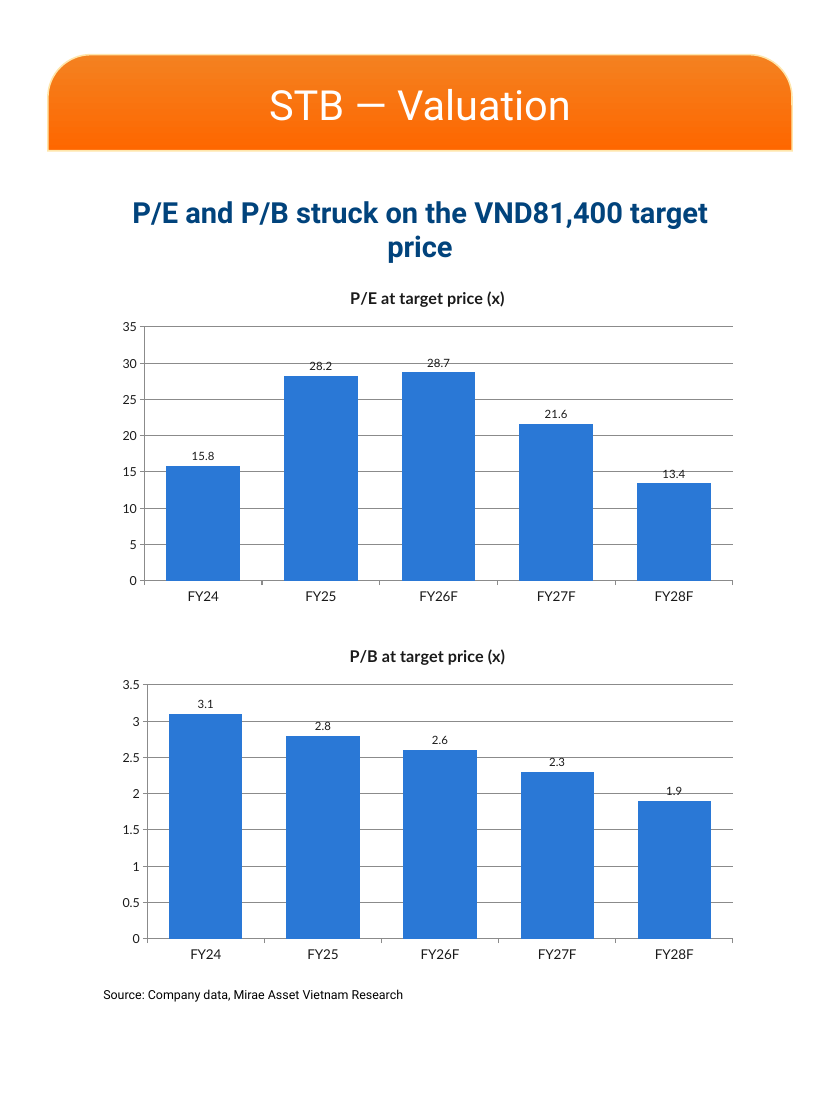
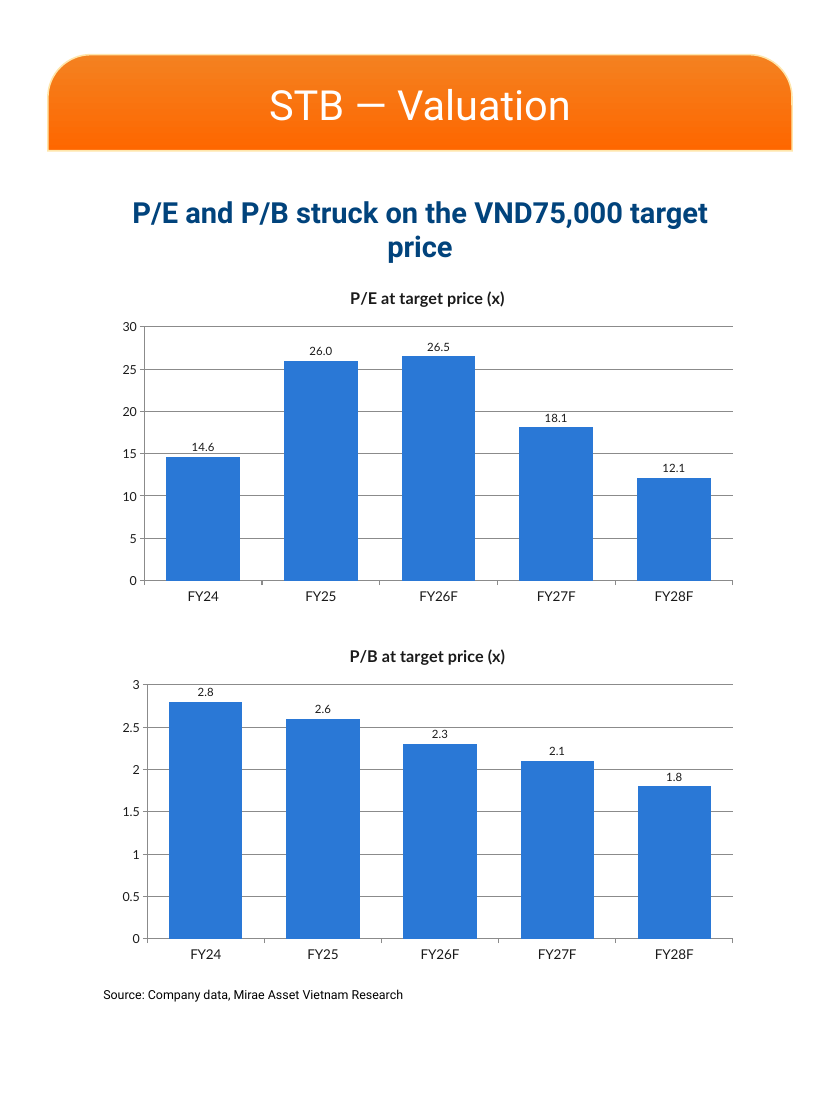
Before and after one commit to datquanton/verbose-guide, a slide deck: slide 4 of MASVN_Mobile_Report_STB_FPT_2Q26_EN_VN.pptx. Drawn at 840x1120 pixels with LibreOffice and Linux fonts; fonts in the diff are those of the drawing; background and template pictures are left out. Boxes give left, top, right and bottom in pixels: in the first picture for what was removed or moved away, otherwise in the second. Text is boxed around its words. In the diff, an @@ line names an element or a change of style, - is before the commit and + after.

```diff
--- a/MASVN_Mobile_Report_STB_FPT_2Q26_EN_VN.pptx
+++ b/MASVN_Mobile_Report_STB_FPT_2Q26_EN_VN.pptx
@@ text at (x1=132, y1=201, x2=708, y2=229): text changed @@
-P/E and P/B struck on the VND81,400 target price
+P/E and P/B struck on the VND75,000 target price
@@ column chart at (x1=110, y1=273, x2=745, y2=611) @@
-P/E at target price (x): 15.8, 28.2, 28.7, 21.6, 13.4
+P/E at target price (x): 14.6, 26, 26.5, 18.1, 12.1
@@ column chart at (x1=110, y1=631, x2=745, y2=969) @@
-P/B at target price (x): 3.1, 2.8, 2.6, 2.3, 1.9
+P/B at target price (x): 2.8, 2.6, 2.3, 2.1, 1.8
```
Also in this commit, not shown: 9 other slides changed, 12 other files.
